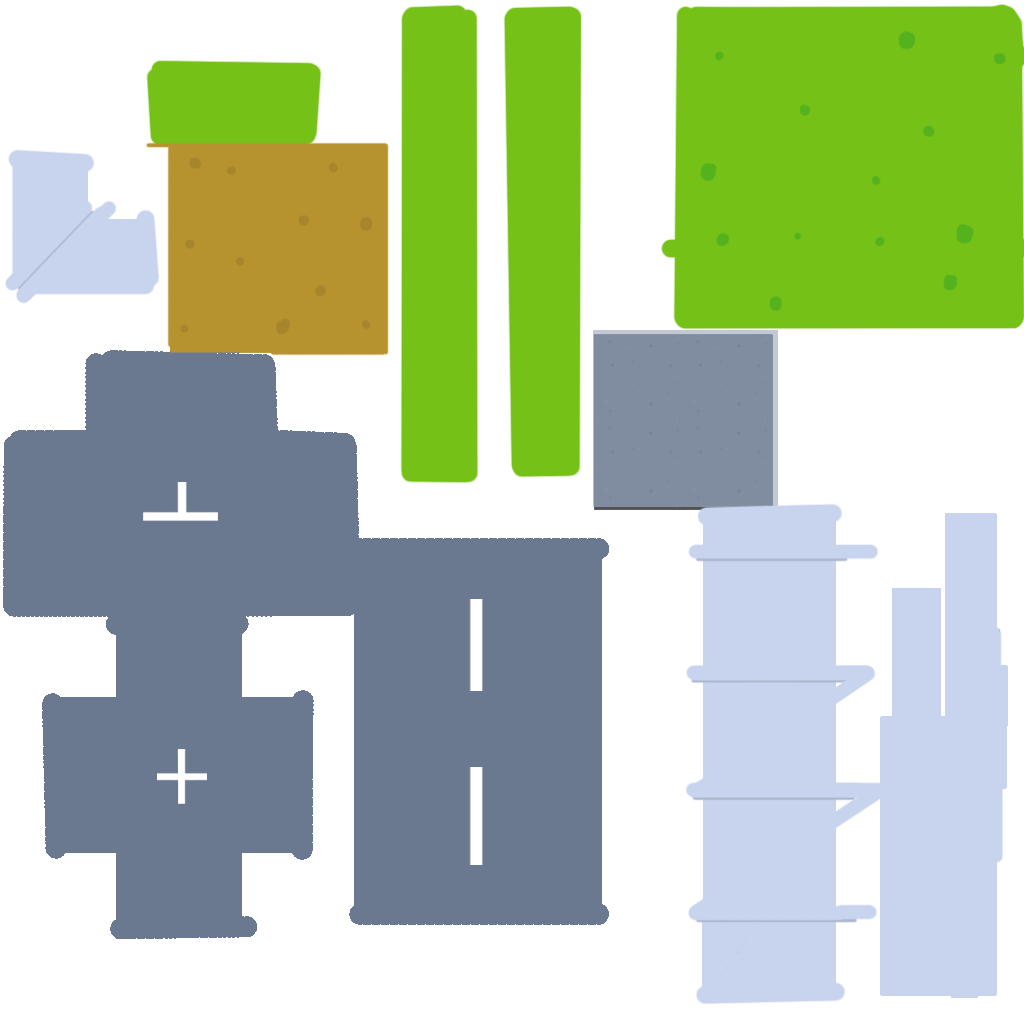
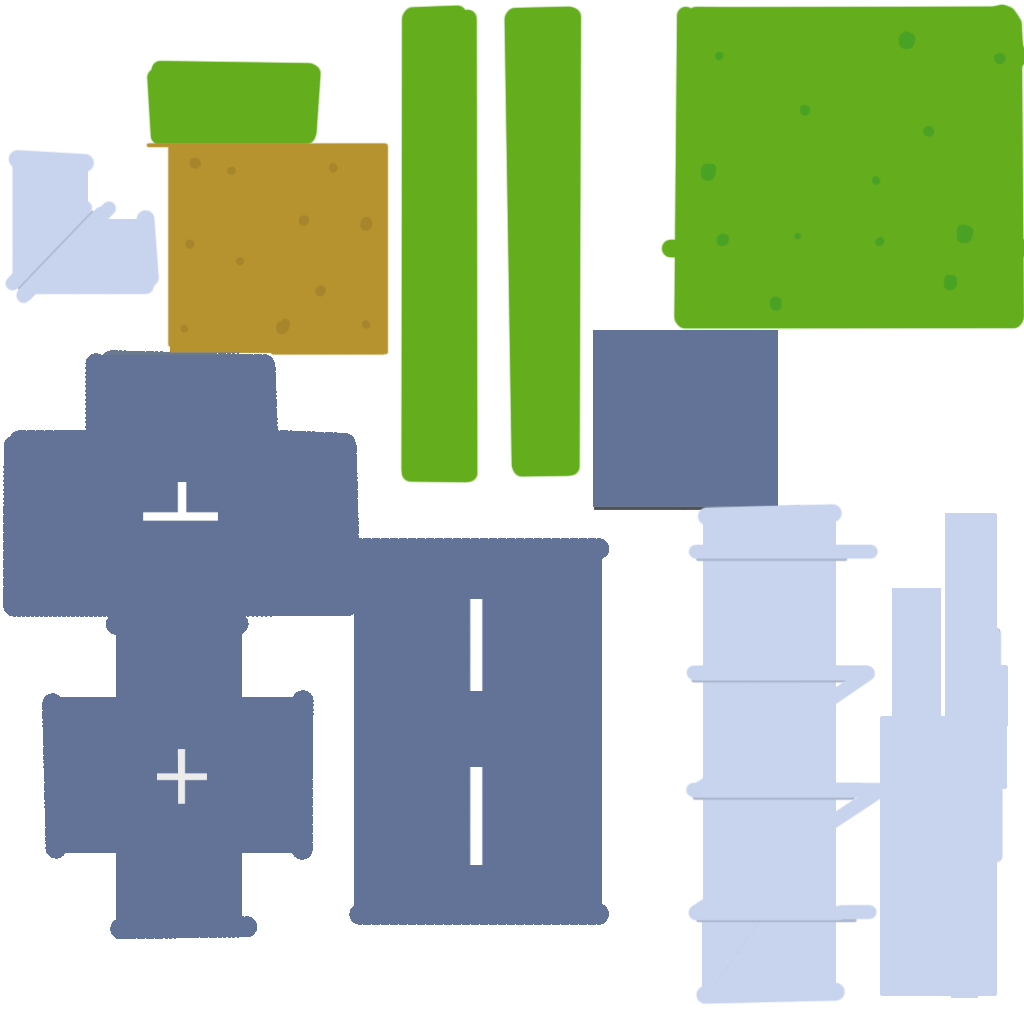
Revision of a layered 1024×1024 image; what changed, layer by layer:
removed layer "Layer 14" over (686, 4, 1024, 308)
removed layer "Layer 7" over (3, 4, 1024, 939)
removed layer "Layer 19" (was overlay) over (593, 330, 778, 507)
moved "Layer 11" above "Layer 18", painted on it over (3, 4, 1024, 939)
